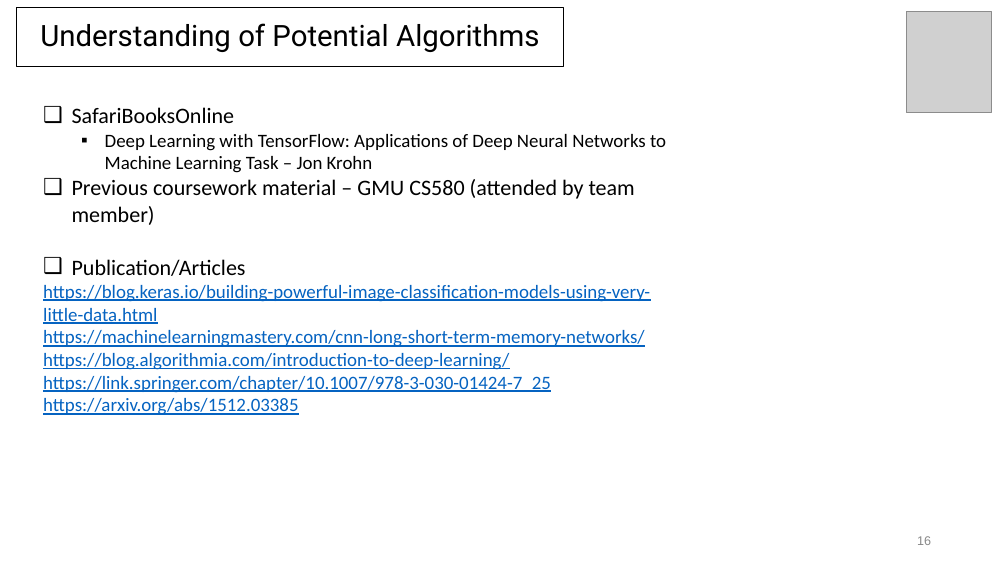
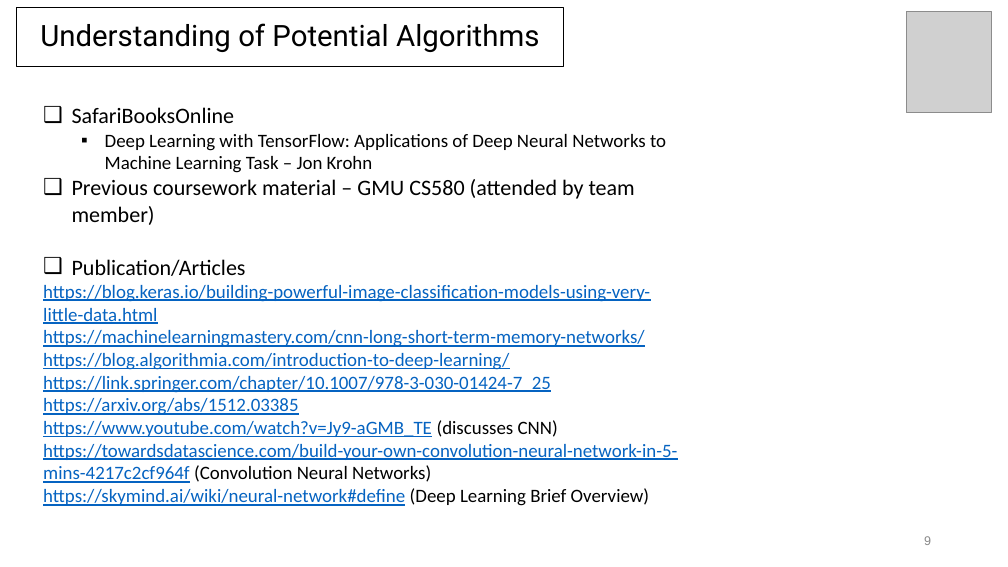
Before and after one commit to coderscraft/simpsons-classification, a slide deck: slide 9 of Documentation/SprintPresentations/Sprint3-Week1.pptx (slide 16 before the commit). Drawn at 1008x567 pixels with LibreOffice and Linux fonts; fonts in the diff are those of the drawing; grey boxes stand for pictures. Boxes give left, top, right and bottom in pixels: in the first picture for what was removed or moved away, otherwise in the second. Text is boxed around its words. In the diff, an @@ line names an element or a change of style, - is before the commit and + after.

```diff
--- a/Documentation/SprintPresentations/Sprint3-Week1.pptx
+++ b/Documentation/SprintPresentations/Sprint3-Week1.pptx
@@ text at bbox=[43, 420, 677, 506]: paragraphs added @@
+https://www.youtube.com/watch?v=Jy9-aGMB_TE (discusses CNN)
+https://towardsdatascience.com/build-your-own-convolution-neural-network-in-5-mins-4217c2cf964f (Convolution Neural Networks)
+https://skymind.ai/wiki/neural-network#define (Deep Learning Brief Overview)
@@ page number at bbox=[924, 536, 931, 545]: text changed @@
-16
+9
```
Also in this commit, not shown: 3 other slides changed, 1 slide added, 8 slides removed, 2 other files.
